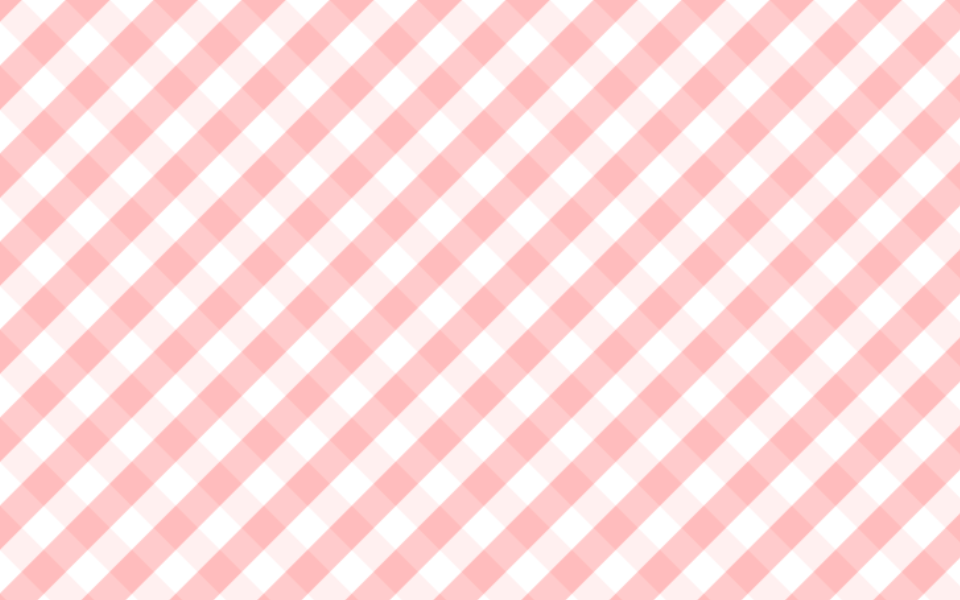
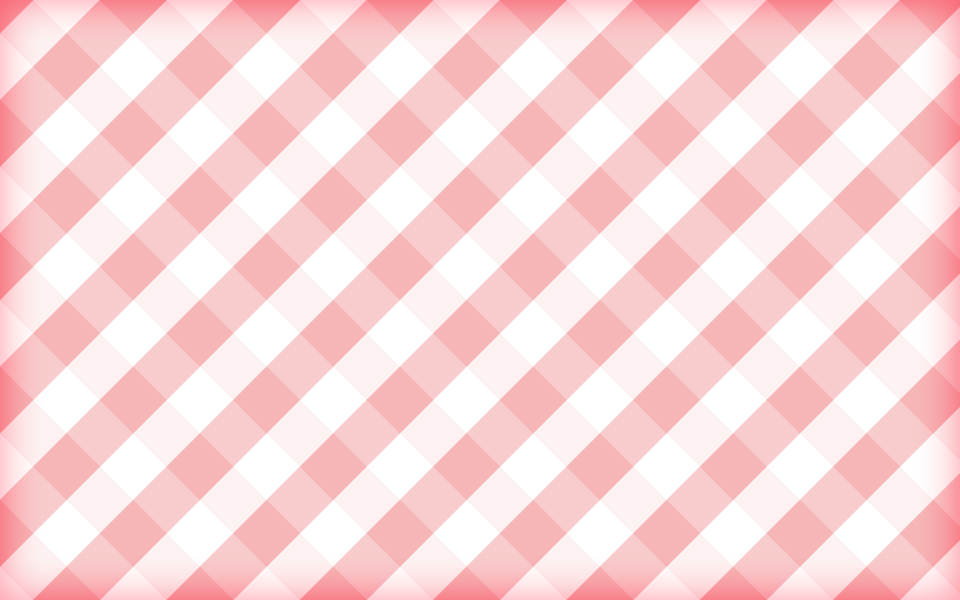
Layer changes from the first 960px x 600px image to the second:
pixels changed over [0, 0, 960, 600] (layer not identified)
